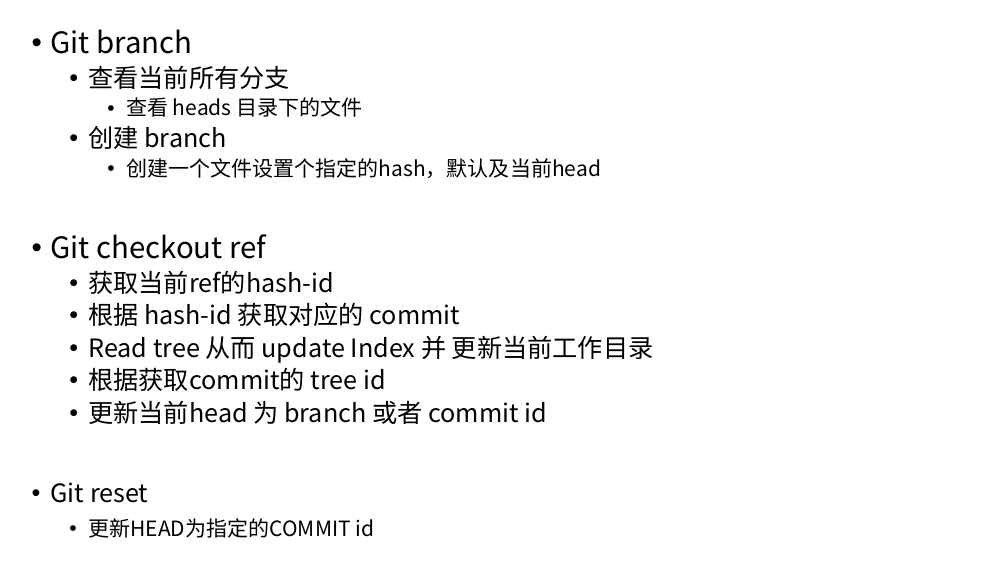
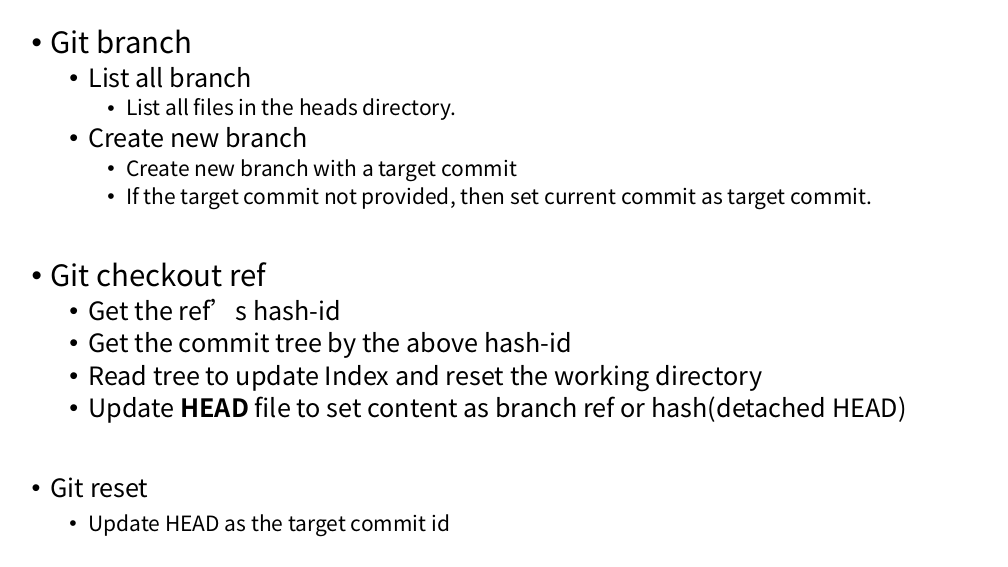
Before and after one commit to ReZeroS/git, a slide deck: slide 11 of doc/ZIT.pptx (slide 8 before the commit). Drawn at 1008x567 pixels with LibreOffice and Linux fonts; fonts in the diff are those of the drawing. Boxes give left, top, right and bottom in pixels: in the first picture for what was removed or moved away, otherwise in the second. Text is boxed around its words. In the diff, an @@ line names an element or a change of style, - is before the commit and + after.

```diff
--- a/doc/ZIT.pptx
+++ b/doc/ZIT.pptx
@@ text at (x1=88, y1=67, x2=873, y2=209): text changed @@
-  • 查看当前所有分支
-    • 查看 heads 目录下的文件
-  • 创建 branch
-    • 创建一个文件设置个指定的hash，默认及当前head
+  • List all branch
+    • List all files in the heads directory.
+  • Create new branch
+    • Create new branch with a target commit
+    • If the target commit not provided, then set current commit as target commit.
@@ text at (x1=88, y1=298, x2=906, y2=423): text changed @@
-  • 获取当前ref的hash-id
-  • 根据 hash-id 获取对应的 commit
-  • Read tree 从而 update Index 并 更新当前工作目录
-  • 根据获取commit的 tree id
-  • 更新当前head 为 branch 或者 commit id
+  • Get the ref’s hash-id
+  • Get the commit tree by the above hash-id
+  • Read tree to update Index and reset the working directory
+  • Update HEAD file to set content as branch ref or hash(detached HEAD)
@@ text at (x1=88, y1=514, x2=450, y2=536): text changed @@
-    • 更新HEAD为指定的COMMIT id
+    • Update HEAD as the target commit id
```
Also in this commit, not shown: 5 other slides changed, 10 slides added, 7 slides removed, 2 other files.
